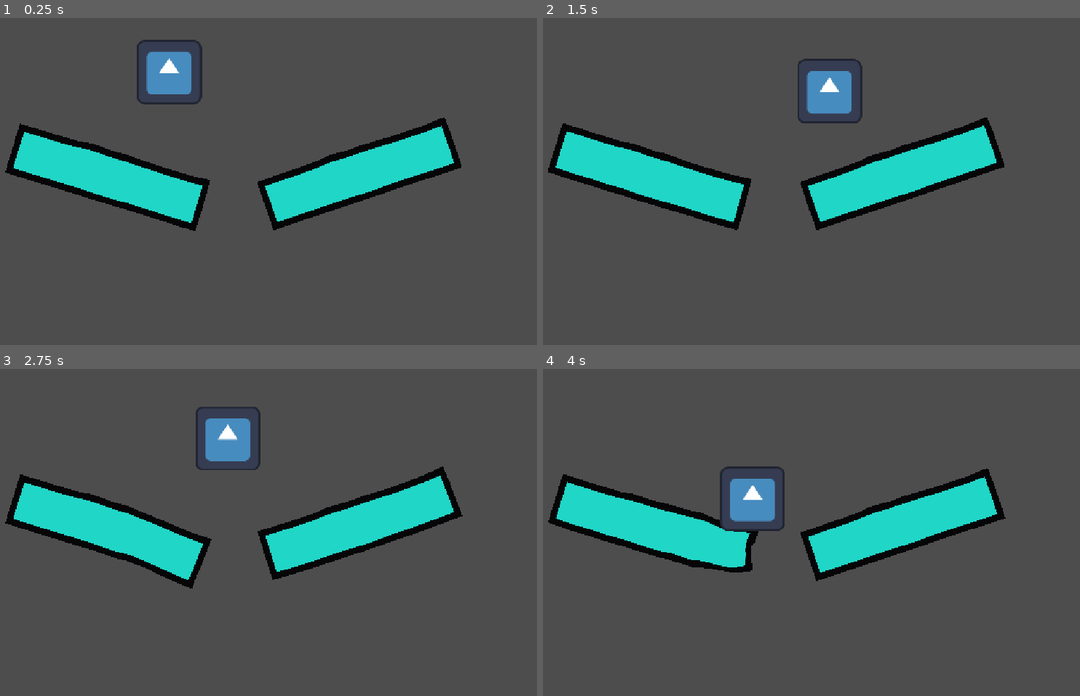
Above: before the commit, frames 1-4 (two rows, left to right).
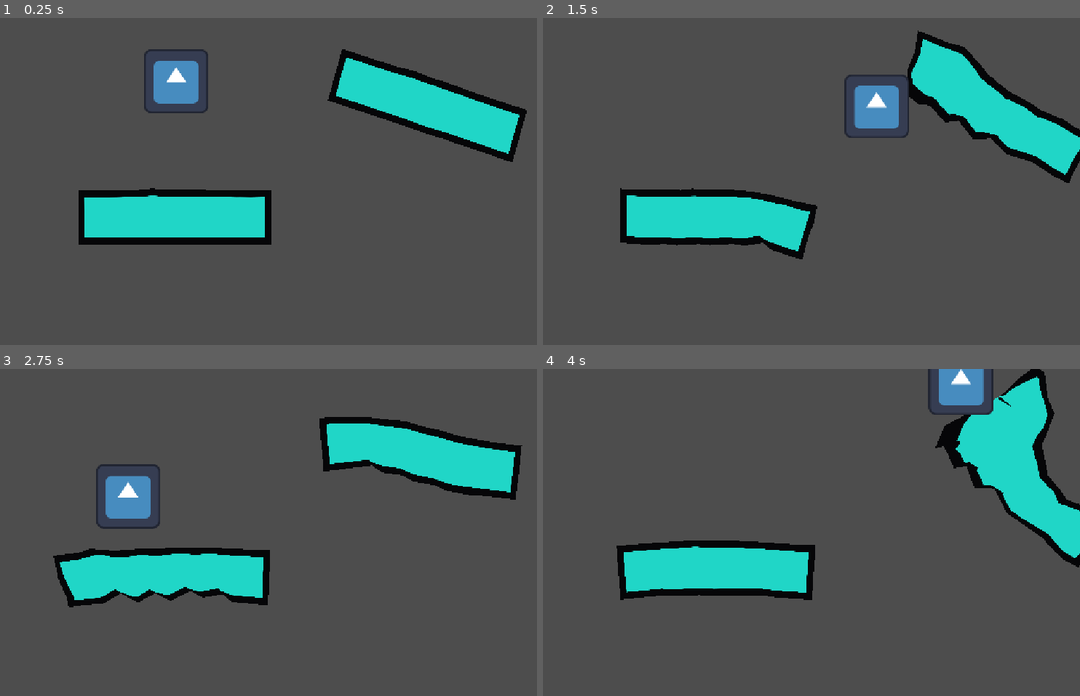
Above: after the commit, the same moments.

Repository: SlopInteractive/haven-2026
Game: Godot game, scene res://scenes/test/kap_test.tscn
Two runs of this game, one before a commit and one after it. Both use one fixed random seed, a clock stepped at 60 frames per second and the inputs below. This scene is started directly instead of the project's main scene. The engine's default icon, where the game draws it, is replaced by a stand-in: a white triangle on a blue panel in a dark square.
Inputs (mouse positions are in pixels of both pictures, inside the frame that each line leads up to):
- Up to frame 1 (0.25 s): no input
- Up to frame 2 (1.5 s): tap Enter (ui_accept) at 0.5, 0.77 s; move the mouse to (918, 165) at 0.52 s; hold Right (ui_right) from 0.53 s (still down); click (918, 165) at 0.67 s; move the mouse to (671, 197) at 1.27 s
- Up to frame 3 (2.75 s): tap Enter (ui_accept) at 1.52 s; move the mouse to (306, 460) at 2.02 s; release Right (ui_right) at 2.03 s; hold Left (ui_left) from 2.03 s (still down)
- Up to frame 4 (4 s): move the mouse to (757, 597) at 2.77 s; release Left (ui_left) at 2.78 s; hold Right (ui_right) from 2.78 s (still down); click (757, 597) at 2.92 s; tap Enter (ui_accept) at 3.02, 3.77 s; move the mouse to (961, 581) at 3.52 s

The runs differ from the first frame. In frame 1, 22% of the frame differs, in the area x 0-99%, y 6-70%; in frame 2, 24%; in frame 3, 24%; in frame 4, 25%, in the area x 0-100%, y 0-71%.

Commit message:
player controller

Diff:
--- a/project.godot
+++ b/project.godot
@@ -24,6 +24,19 @@
 
 enabled=PackedStringArray("res://addons/softbody2d/plugin.cfg")
 
+[input]
+
+player1_left={
+"deadzone": 0.2,
+"events": [Object(InputEventKey,"resource_local_to_scene":false,"resource_name":"","device":-1,"window_id":0,"alt_pressed":false,"shift_pressed":false,"ctrl_pressed":false,"meta_pressed":false,"pressed":false,"keycode":0,"physical_keycode":4194319,"key_label":0,"unicode":0,"location":0,"echo":false,"script":null)
+]
+}
+player2_right={
+"deadzone": 0.2,
+"events": [Object(InputEventKey,"resource_local_to_scene":false,"resource_name":"","device":-1,"window_id":0,"alt_pressed":false,"shift_pressed":false,"ctrl_pressed":false,"meta_pressed":false,"pressed":false,"keycode":0,"physical_keycode":4194321,"key_label":0,"unicode":0,"location":0,"echo":false,"script":null)
+]
+}
+
 [physics]
 
 3d/physics_engine="Jolt Physics"
--- a/scenes/test/kap_test.tscn
+++ b/scenes/test/kap_test.tscn
@@ -8,27 +8,29 @@
 size = Vector2(113, 81)
 
 [node name="KapTest" type="Node2D" unique_id=884624408]
+scale = Vector2(0.96877086, 1.0575527)
 
 [node name="Platform" parent="." unique_id=489886513 instance=ExtResource("1_ofchl")]
-position = Vector2(295, 340)
+position = Vector2(957.91473, 188.17026)
 rotation = 0.2984513
 scale = Vector2(0.69153726, 0.8450366)
 
 [node name="Platform2" parent="." unique_id=931321867 instance=ExtResource("1_ofchl")]
-position = Vector2(809, 334)
-rotation = -0.32463124
+position = Vector2(449.02255, 399.0345)
 scale = Vector2(0.69153726, 0.8450366)
 
 [node name="RigidBody2D" type="RigidBody2D" parent="." unique_id=695376995]
+position = Vector2(452.1193, 91.7212)
 lock_rotation = true
 script = ExtResource("2_wa75g")
+move_speed = 600.0
 bounce_strength = 800.0
 bounce_delay = 0.05
+metadata/_edit_group_ = true
 
 [node name="Sprite2D" type="Sprite2D" parent="RigidBody2D" unique_id=964709701]
-position = Vector2(424, 79)
 texture = ExtResource("2_88qri")
 
 [node name="CollisionShape2D" type="CollisionShape2D" parent="RigidBody2D" unique_id=919512229]
-position = Vector2(423.5, 86.5)
+visible = false
 shape = SubResource("RectangleShape2D_my6qp")
--- a/scenes/test/player_controller.gd
+++ b/scenes/test/player_controller.gd
@@ -1,5 +1,10 @@
 
 extends RigidBody2D
+
+@export_group("Movement")
+@export var move_speed := 300.0
+@export var acceleration := 100.0
+@export var air_control := 0.6
 
 @export_group("Bounce")
 @export var bounce_strength := 600.0
@@ -13,8 +18,13 @@
 	contact_monitor = true
 	max_contacts_reported = 8
 
-func _process(delta: float) -> void:
-	pass
+func _physics_process(delta: float) -> void:
+	var direction := Input.get_axis("player1_left", "player2_right")
+
+	var target_speed := direction * move_speed
+	var force_x := (target_speed - linear_velocity.x) * acceleration
+
+	apply_central_force(Vector2(force_x * mass, 0.0))
 
 func _integrate_forces(state: PhysicsDirectBodyState2D) -> void:
 	if bounce_pending:
@@ -23,8 +33,9 @@
 	for i in state.get_contact_count():
 		var normal := state.get_contact_local_normal(i)
 
-		# Only bounce from surfaces beneath the player.
-		if normal.y < -0.7 and state.linear_velocity.dot(normal) < -min_landing_speed:
+		if normal.y < -0.7 and state.linear_velocity.dot(
+			global_transform.basis_xform(normal).normalized()
+		) < -min_landing_speed:
 			pending_normal = global_transform.basis_xform(normal).normalized()
 			bounce_pending = true
 			_schedule_bounce()
